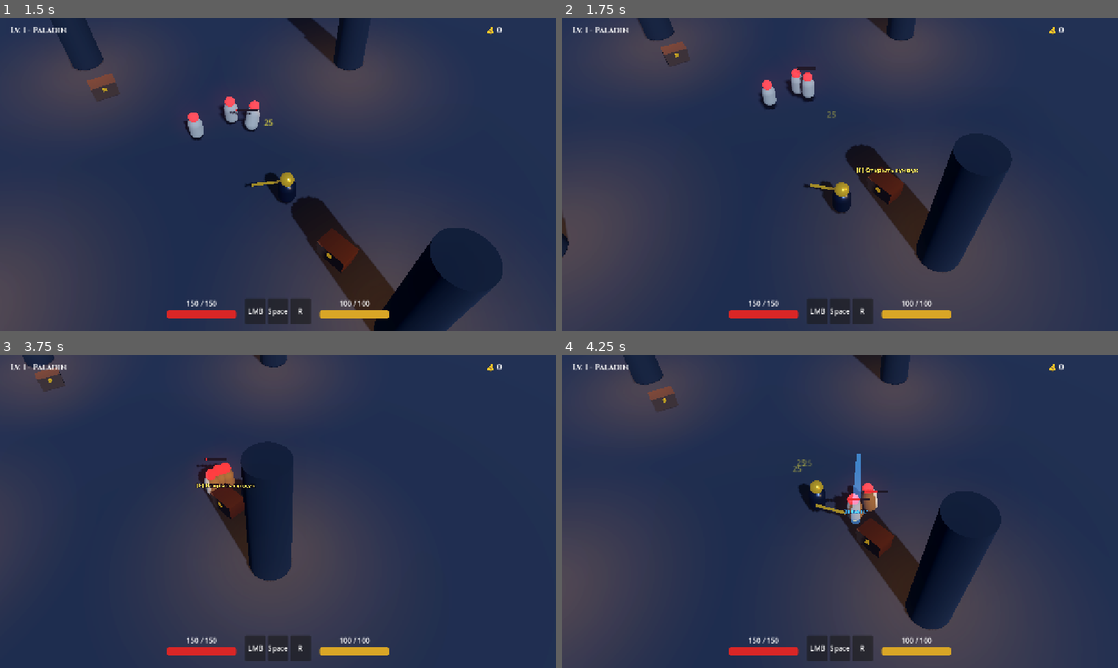
Above: before the commit, frames 1-4 (two rows, left to right).
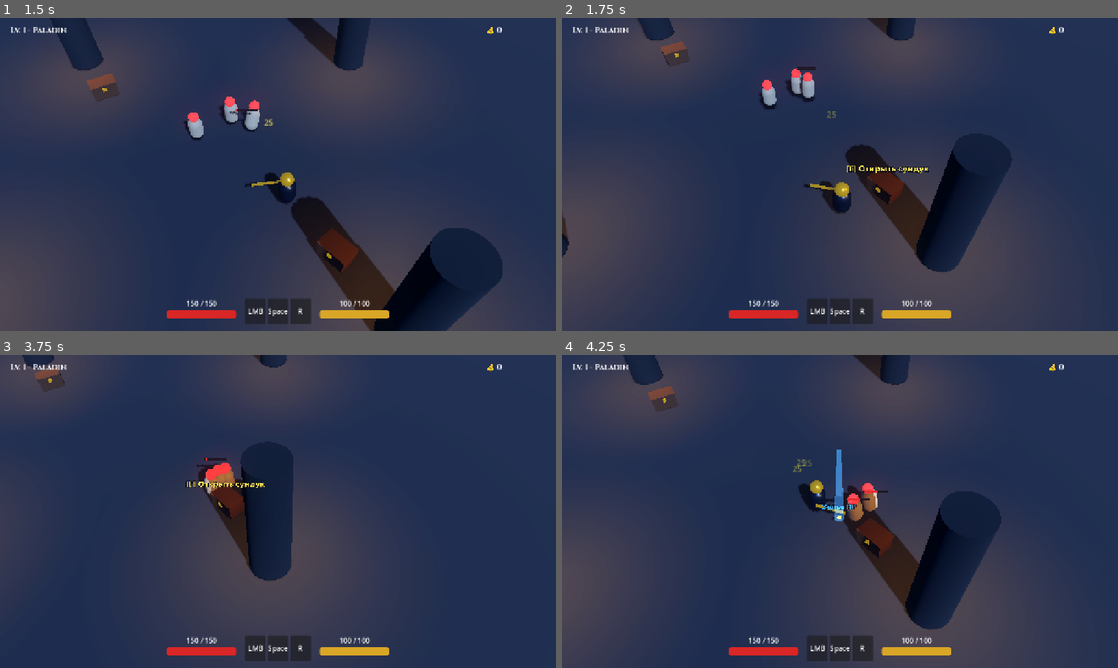
Above: after the commit, the same moments.

Repository: pAXLs/devil_hanter_game
Game: Godot game, scene res://scenes/world/Main.tscn
Same seed, same stepped clock (60 frames per second), same inputs: the game is played once before the commit and once after it.
Inputs (mouse positions are in pixels of both pictures, inside the frame that each line leads up to):
- Up to frame 1 (1.5 s): move the mouse to (400, 158) at 0.52 s; hold D (move_right) 0.53-1.28 s; click (400, 158) at 0.6 s; move the mouse to (166, 190) at 1.27 s; hold S (move_down) from 1.28 s (still down); tap Space (dash) at 1.35 s
- Up to frame 2 (1.75 s): keep holding S (move_down)
- Up to frame 3 (3.75 s): move the mouse to (333, 442) at 2.02 s; release S (move_down) at 2.03 s; hold D (move_right) 2.03-2.78 s; tap F (interact) at 2.1 s; move the mouse to (250, 574) at 2.77 s; hold W (move_up) 2.78-3.53 s; click (250, 574) at 2.85 s; move the mouse to (444, 558) at 3.52 s; hold A (move_left) from 3.53 s (still down); tap Space (dash) at 3.6 s
- Up to frame 4 (4.25 s): keep holding A (move_left)

Frame 1 is identical in both runs. In frame 2, 0.2% of the frame differs, in the area x 51-66%, y 47-50%; in frame 3, 0.2%; in frame 4, 0.6%, in the area x 46-55%, y 30-54%.

Commit message:
feat: make item scatter wider and increase font size for chests and loot badges

Diff:
--- a/scenes/items/LootDrop.tscn
+++ b/scenes/items/LootDrop.tscn
@@ -51,11 +51,11 @@
 mesh = SubResource("CylinderMesh_beam")
 
 [node name="Label3D" type="Label3D" parent="."]
-transform = Transform3D(1, 0, 0, 0, 1, 0, 0, 0, 1, 0, 0.6, 0)
+transform = Transform3D(1, 0, 0, 0, 1, 0, 0, 0, 1, 0, 0.75, 0)
 billboard = 1
 no_depth_test = true
 text = "Золото"
 font = ExtResource("2_font")
-font_size = 40
-outline_size = 10
+font_size = 56
+outline_size = 14
 outline_color = Color(0.05, 0.05, 0.05, 1)
--- a/scenes/world/Chest.tscn
+++ b/scenes/world/Chest.tscn
@@ -66,12 +66,12 @@
 shape = SubResource("SphereShape3D_interact")
 
 [node name="PromptLabel" type="Label3D" parent="."]
-transform = Transform3D(1, 0, 0, 0, 1, 0, 0, 0, 1, 0, 1.5, 0)
+transform = Transform3D(1, 0, 0, 0, 1, 0, 0, 0, 1, 0, 1.6, 0)
 billboard = 1
 no_depth_test = true
 text = "[F] Открыть сундук"
 font = ExtResource("2_font")
-font_size = 48
-outline_size = 12
+font_size = 64
+outline_size = 16
 outline_color = Color(0.05, 0.05, 0.05, 1)
 modulate = Color(1, 0.88, 0.3, 1)
--- a/scripts/items/LootDrop.gd
+++ b/scripts/items/LootDrop.gd
@@ -34,10 +34,10 @@
 
 	_setup_visuals()
 
-	# Initial tight pop impulse right under feet
+	# Outward scatter pop impulse to the sides
 	var angle := randf() * TAU
-	var h_speed := randf_range(0.3, 0.9)
-	velocity = Vector3(cos(angle) * h_speed, randf_range(2.0, 3.5), sin(angle) * h_speed)
+	var h_speed := randf_range(1.6, 2.8)
+	velocity = Vector3(cos(angle) * h_speed, randf_range(3.2, 4.6), sin(angle) * h_speed)
 
 func _setup_visuals() -> void:
 	var rarity_color := Color.WHITE
--- a/scripts/world/Chest.gd
+++ b/scripts/world/Chest.gd
@@ -72,6 +72,9 @@
 		loot.amount = randi_range(8, 25)
 		root.add_child(loot)
 		loot.global_position = spawn_origin
+		var angle := randf() * TAU
+		var h_spd := randf_range(2.0, 3.8)
+		loot.velocity = Vector3(cos(angle) * h_spd, randf_range(3.5, 5.2), sin(angle) * h_spd)
 
 	# 2. Spawn 1-2 Health Potions (Type 1 = Potion, Rarity 1 = Rare)
 	var pot_count := randi_range(1, 2)
@@ -82,6 +85,9 @@
 		pot.item_name = "Зелье Здоровья"
 		root.add_child(pot)
 		pot.global_position = spawn_origin
+		var angle := randf() * TAU
+		var h_spd := randf_range(1.8, 3.2)
+		pot.velocity = Vector3(cos(angle) * h_spd, randf_range(3.8, 5.5), sin(angle) * h_spd)
 
 	# 3. Spawn 1 Epic / Rare Gear piece with glowing beam (Type 2 = Weapon)
 	var gear = loot_scene.instantiate()
@@ -91,3 +97,5 @@
 	gear.item_name = "★ Клинок Инквизитора" if is_legendary else "◆ Кованый Палаш"
 	root.add_child(gear)
 	gear.global_position = spawn_origin
+	var gear_angle := randf() * TAU
+	gear.velocity = Vector3(cos(gear_angle) * 2.5, 4.8, sin(gear_angle) * 2.5)
